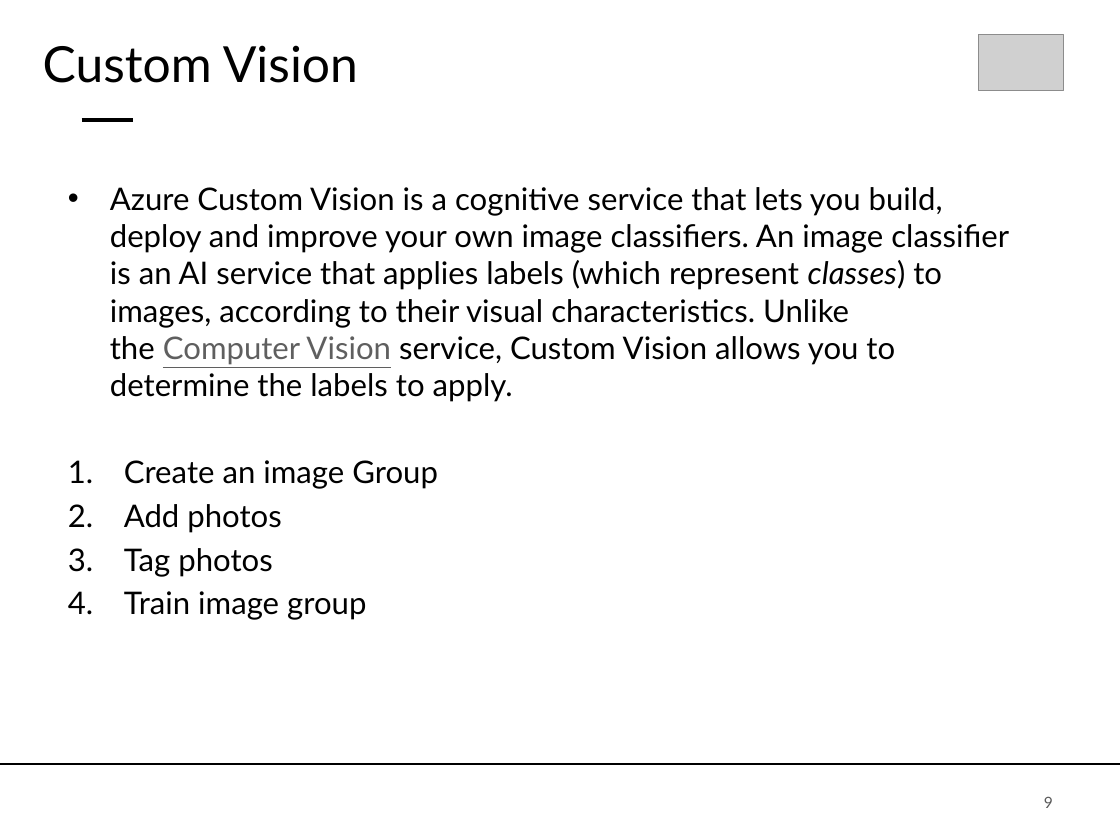
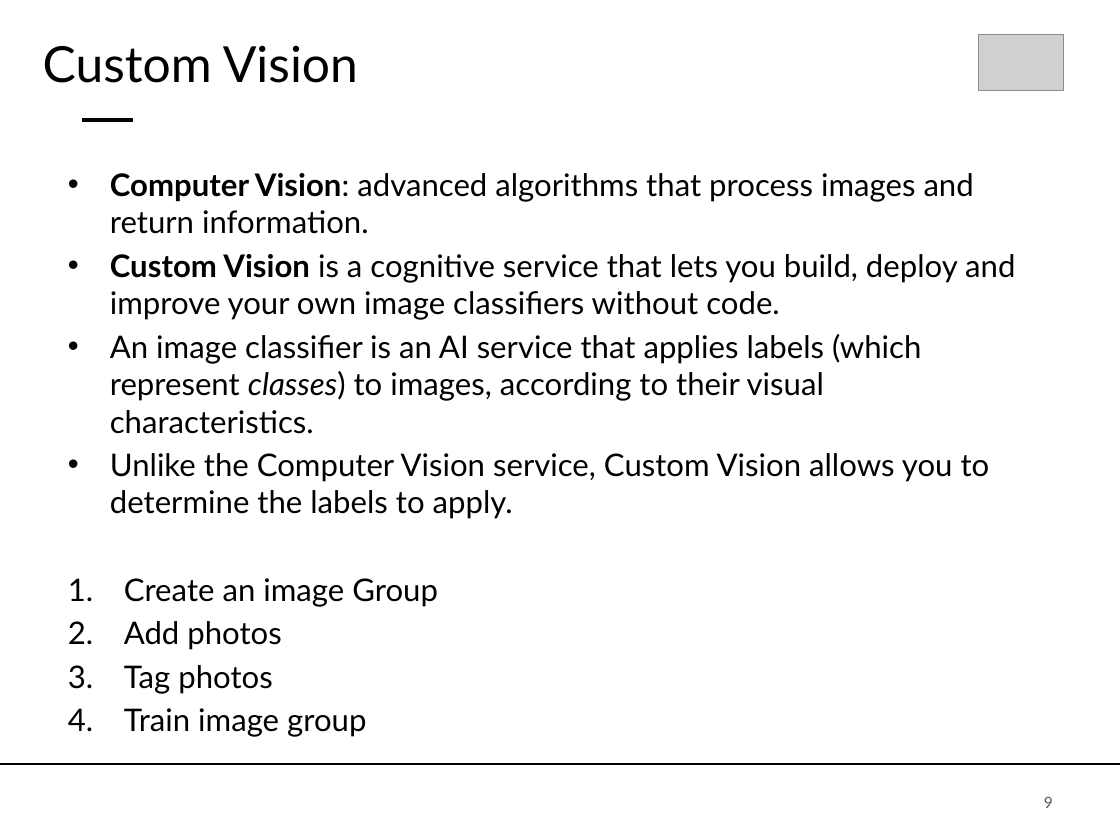
Before and after one commit to morellowhammy/Azure-Cognitive-Services-Angular, a slide deck: slide 9 of BS_Microsoft Cognitive Services and Custom Vision.pptx. Drawn at 1120x840 pixels with LibreOffice and Linux fonts; fonts in the diff are those of the drawing; grey boxes stand for pictures; background and template pictures are left out. Boxes give left, top, right and bottom in pixels: in the first picture for what was removed or moved away, otherwise in the second. Text is boxed around its words. In the diff, an @@ line names an element or a change of style, - is before the commit and + after.

```diff
--- a/BS_Microsoft Cognitive Services and Custom Vision.pptx
+++ b/BS_Microsoft Cognitive Services and Custom Vision.pptx
@@ text "Computer Vision: advanced algorithms that ...": place and size @@
-text "Computer Vision: advanced algorithms that ..." at (110, 187, 1009, 620)
+text "Computer Vision: advanced algorithms that ..." at (110, 173, 1015, 737)
@@ text at (110, 173, 1015, 519): text changed @@
-• Azure Custom Vision is a cognitive service that lets you build, deploy and improve your own image classifiers. An image classifier is an AI service that applies labels (which represent classes) to images, according to their visual characteristics. Unlike the Computer Vision service, Custom Vision allows you to determine the labels to apply.
+• Computer Vision: advanced algorithms that process images and return information.
+• Custom Vision is a cognitive service that lets you build, deploy and improve your own image classifiers without code.
+• An image classifier is an AI service that applies labels (which represent classes) to images, according to their visual characteristics.
+• Unlike the Computer Vision service, Custom Vision allows you to determine the labels to apply.
```
Also in this commit, not shown: 1 other slide changed, 1 other file.
